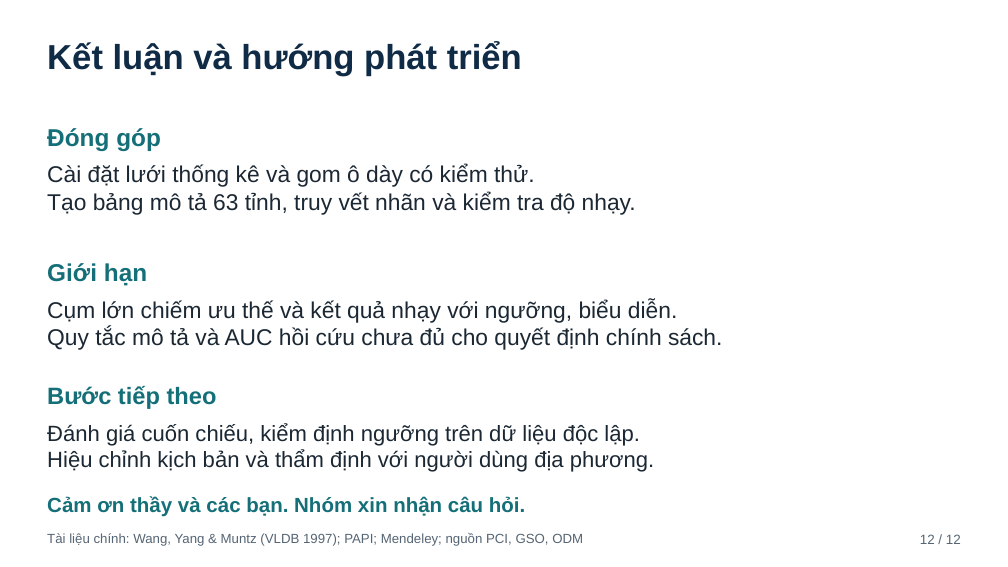
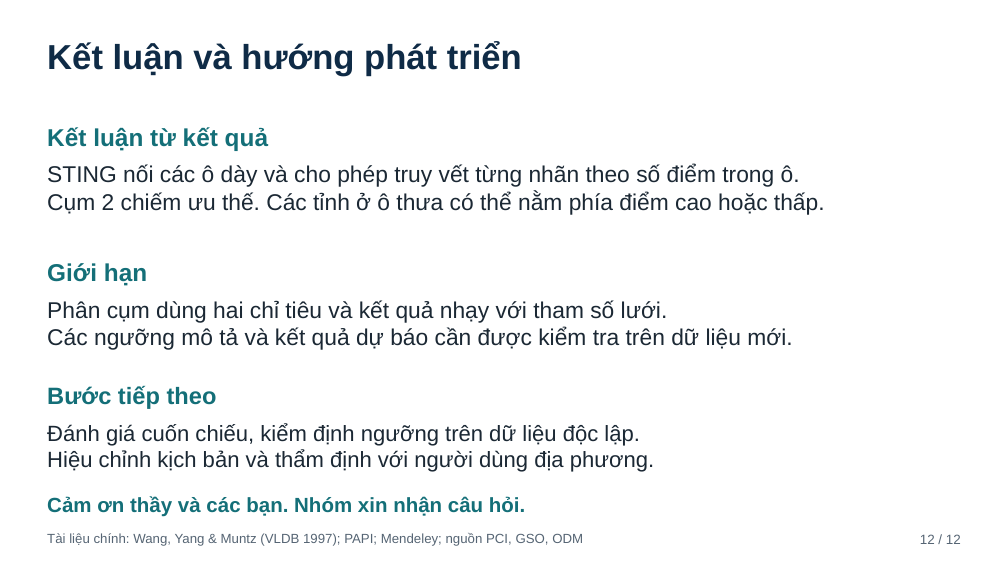
Before and after one commit to JasonTM17/Grid_Based_Sociology, a slide deck: slide 12 of assets/sting_papi_slides_template.pptx. Drawn at 1008x567 pixels with LibreOffice and Linux fonts; fonts in the diff are those of the drawing. Boxes give left, top, right and bottom in pixels: in the first picture for what was removed or moved away, otherwise in the second. Text is boxed around its words. In the diff, an @@ line names an element or a change of style, - is before the commit and + after.

```diff
--- a/assets/sting_papi_slides_template.pptx
+++ b/assets/sting_papi_slides_template.pptx
@@ text at bbox=[47, 127, 268, 151]: text changed @@
-Đóng góp
+Kết luận từ kết quả
@@ text at bbox=[47, 164, 825, 214]: text changed @@
-Cài đặt lưới thống kê và gom ô dày có kiểm thử.
-Tạo bảng mô tả 63 tỉnh, truy vết nhãn và kiểm tra độ nhạy.
+STING nối các ô dày và cho phép truy vết từng nhãn theo số điểm trong ô.
+Cụm 2 chiếm ưu thế. Các tỉnh ở ô thưa có thể nằm phía điểm cao hoặc thấp.
@@ text at bbox=[47, 300, 792, 350]: text changed @@
-Cụm lớn chiếm ưu thế và kết quả nhạy với ngưỡng, biểu diễn.
-Quy tắc mô tả và AUC hồi cứu chưa đủ cho quyết định chính sách.
+Phân cụm dùng hai chỉ tiêu và kết quả nhạy với tham số lưới.
+Các ngưỡng mô tả và kết quả dự báo cần được kiểm tra trên dữ liệu mới.
```
Also in this commit, not shown: 7 other slides changed, 1 slide added, 1 slide removed, 49 other files.
